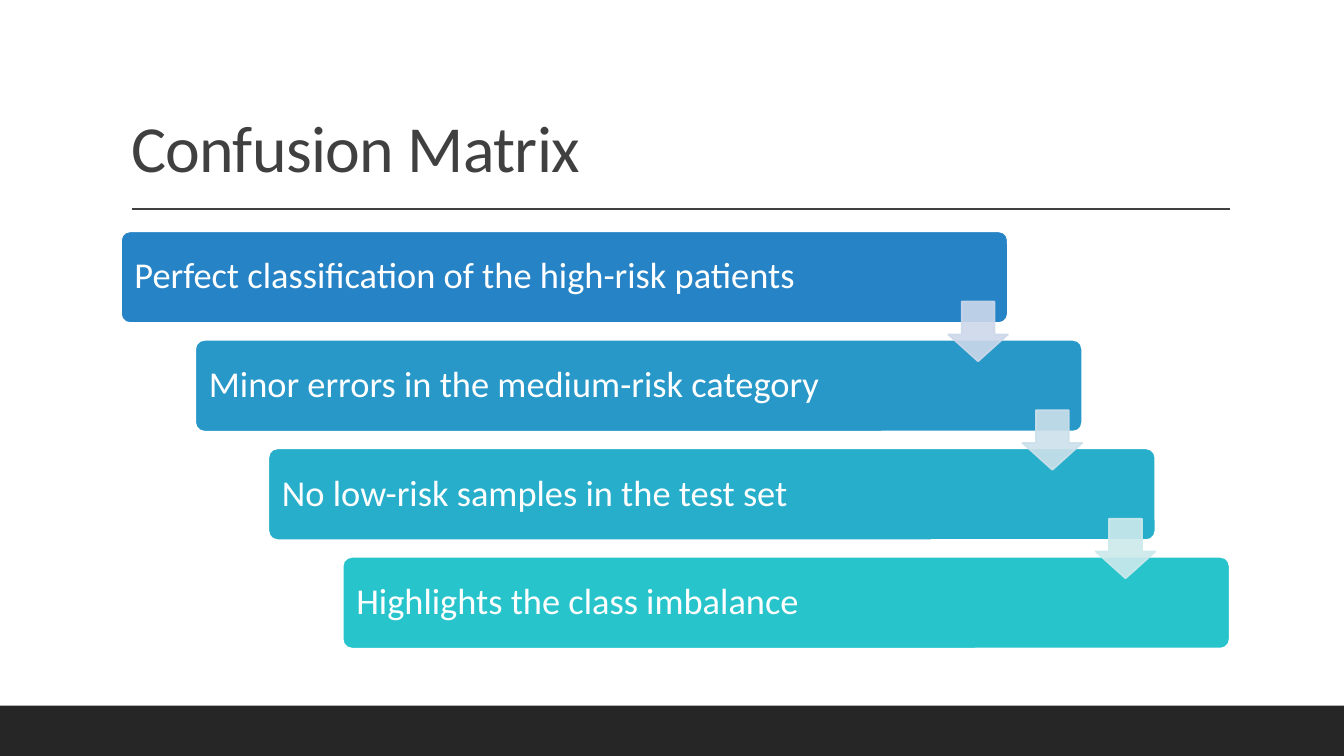
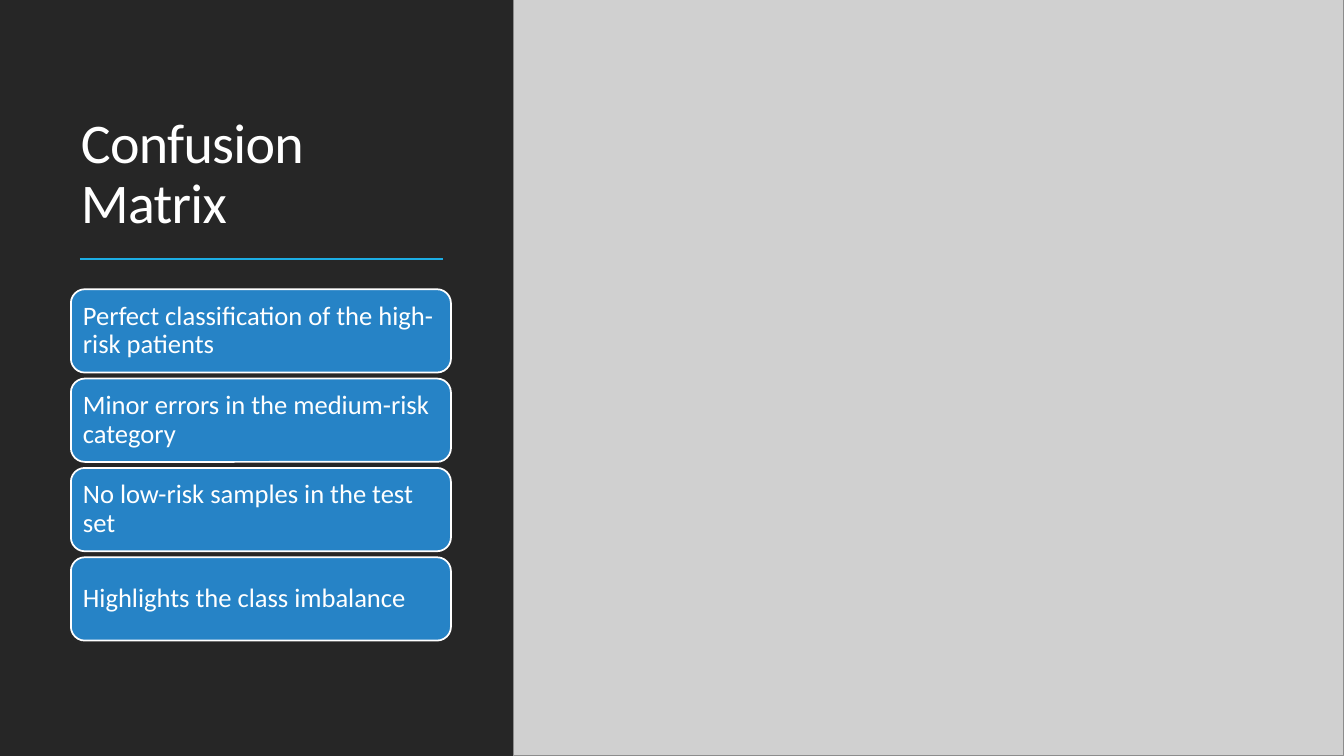
Before and after one commit to Oisin003/Data-Science-and-AI-CA-2, a slide deck: slide 11 of CA2 Walkthrough.pptx. Drawn at 1344x756 pixels with LibreOffice and Linux fonts; fonts in the diff are those of the drawing; grey boxes stand for pictures. Boxes give left, top, right and bottom in pixels: in the first picture for what was removed or moved away, otherwise in the second. Text is boxed around its words. In the diff, an @@ line names an element or a change of style, - is before the commit and + after.

```diff
--- a/CA2 Walkthrough.pptx
+++ b/CA2 Walkthrough.pptx
@@ background #FFFFFF to #000000 @@
@@ rectangle at (0,0,1344,756): fill #FFFFFF to #262626 @@
@@ picture added at (513,0,1344,756) @@
@@ title "Confusion Matrix": place and size @@
-title "Confusion Matrix" at (131,126,580,173)
+title "Confusion Matrix" at (81,124,304,224)
@@ title "Confusion Matrix" at (81,124,304,224): size 47 to 40 pt, text colour #404040 to #FFFFFF @@
@@ line removed from (132, 210) to (1231, 210) @@
@@ line added from (80, 259) to (443, 259), #1CADE4 1.5 pt @@
@@ text "Perfect classification of the high-risk ...": place and size @@
-text "Perfect classification of the high-risk ..." at (134,262,795,295)
+text "Perfect classification of the high-risk ..." at (83,306,433,358)
@@ text "Minor errors in the medium-risk ...": place and size @@
-text "Minor errors in the medium-risk ..." at (209,371,818,404)
+text "Minor errors in the medium-risk ..." at (83,395,428,448)
@@ text "No low-risk samples in the ...": place and size @@
-text "No low-risk samples in the ..." at (282,480,787,512)
+text "No low-risk samples in the ..." at (83,484,413,532)
@@ group removed at (121,231,1230,648): 4 rounded rectangles, 3 down arrows @@
@@ group added at (71,289,451,641): 4 rounded rectangles @@
@@ size 26 to 19 pt; less space between paragraphs in 4 elements at (83,395,428,448), (83,484,413,532), (83,306,433,358), (83,588,405,612) @@
@@ text "Highlights the class imbalance": place and size @@
-text "Highlights the class imbalance" at (356,588,798,621)
+text "Highlights the class imbalance" at (83,588,405,612)
@@ rectangle removed at (0,706,1344,756) @@
@@ rectangle added at (0,706,1344,756), fill #262626 @@
```
Also in this commit, not shown: 6 other files.
